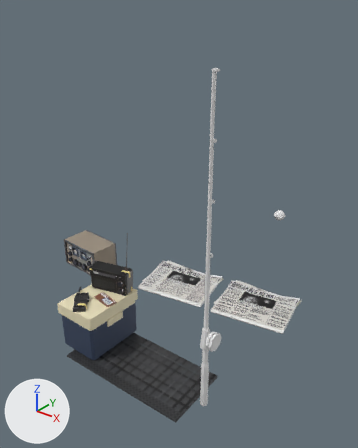
An edit to the FBX model Max.fbx, drawn before and after from the same camera.
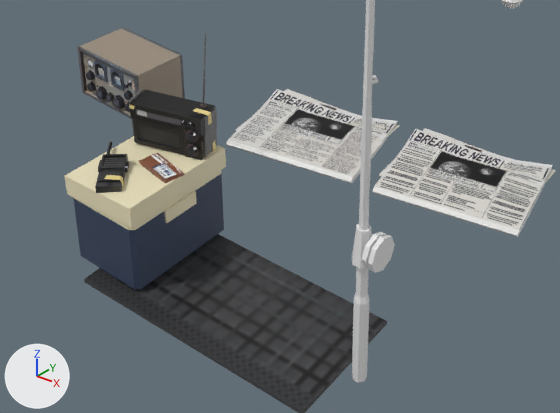
Old and new are each drawn from a camera (50 mm lens) standing at (2.82, -0.94, 2.77) and looking at (-0.24, 2.88, 0.41) and again close up on the part from 7% to 85% of the width and 48% to 94% of the height. The axes (+X, +Y, +Z) are drawn at lower left. The lights are the same throughout. Where no turn or scale is listed for an object, it has been applied to the vertices.

Objects in the first close-up: 'Esky', 'EskyLid', 'FishingRod', 'Newspaper', 'Newspaper_LOWDETAIL', 'Radio', 'Radio.001', 'RubberMat', 'WalkieTalkie', 'Wallet'.
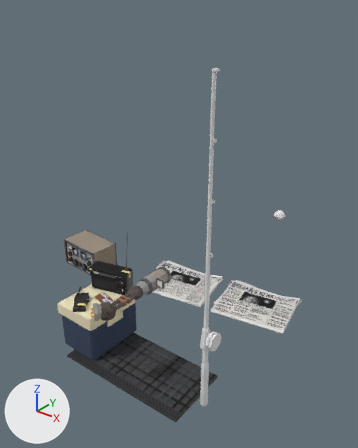
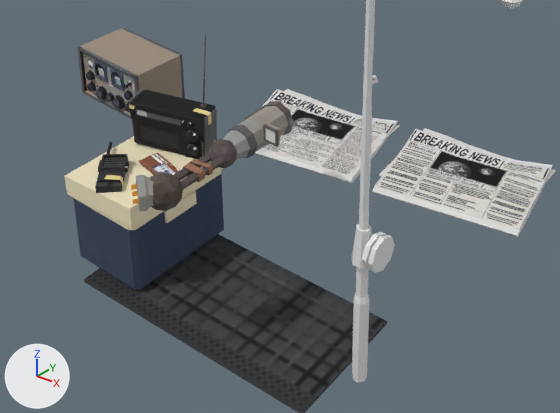
Where the change shows, as pixel boxes [x1, y1, x2, y2] in the close-ups (560 x 413 px):
'RobotArm', added: after [131, 101, 294, 211]
    faces in mat_material_004 (picture img_largetexture1_png): [131, 101, 294, 211]

Edits to the bpy script that builds the scene:
```text
Add mat_material:
    mat_material = principled_material('Material')
    mat_material.base_color = (0.8, 0.8, 0.8)  # white #e7e7e7
Add me_icosphere_004:
    me_icosphere_004.from_pydata(...)  # 328 vertices, 370 faces; spans x -0.133..0.176, y -0.476..0.516, z -0.091..0.108
    # faces by material slot: [369, 1]
    me_icosphere_004.materials.append(mat_material_004)  # picture img_largetexture1_png
    me_icosphere_004.materials.append(mat_material)  # white #e7e7e7
Add ob_robotarm:
    ob_robotarm = bpy.data.objects.new('RobotArm', me_icosphere_004)
    ob_robotarm.location = (-0.07, 1.93, 0.033)
```
